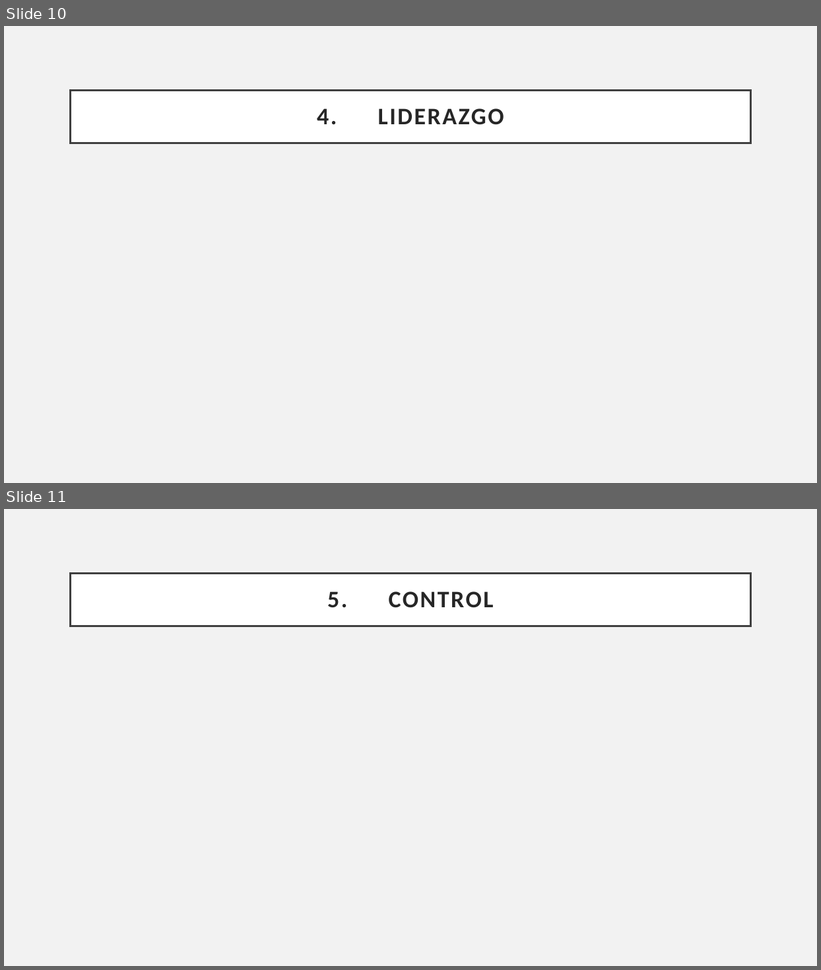
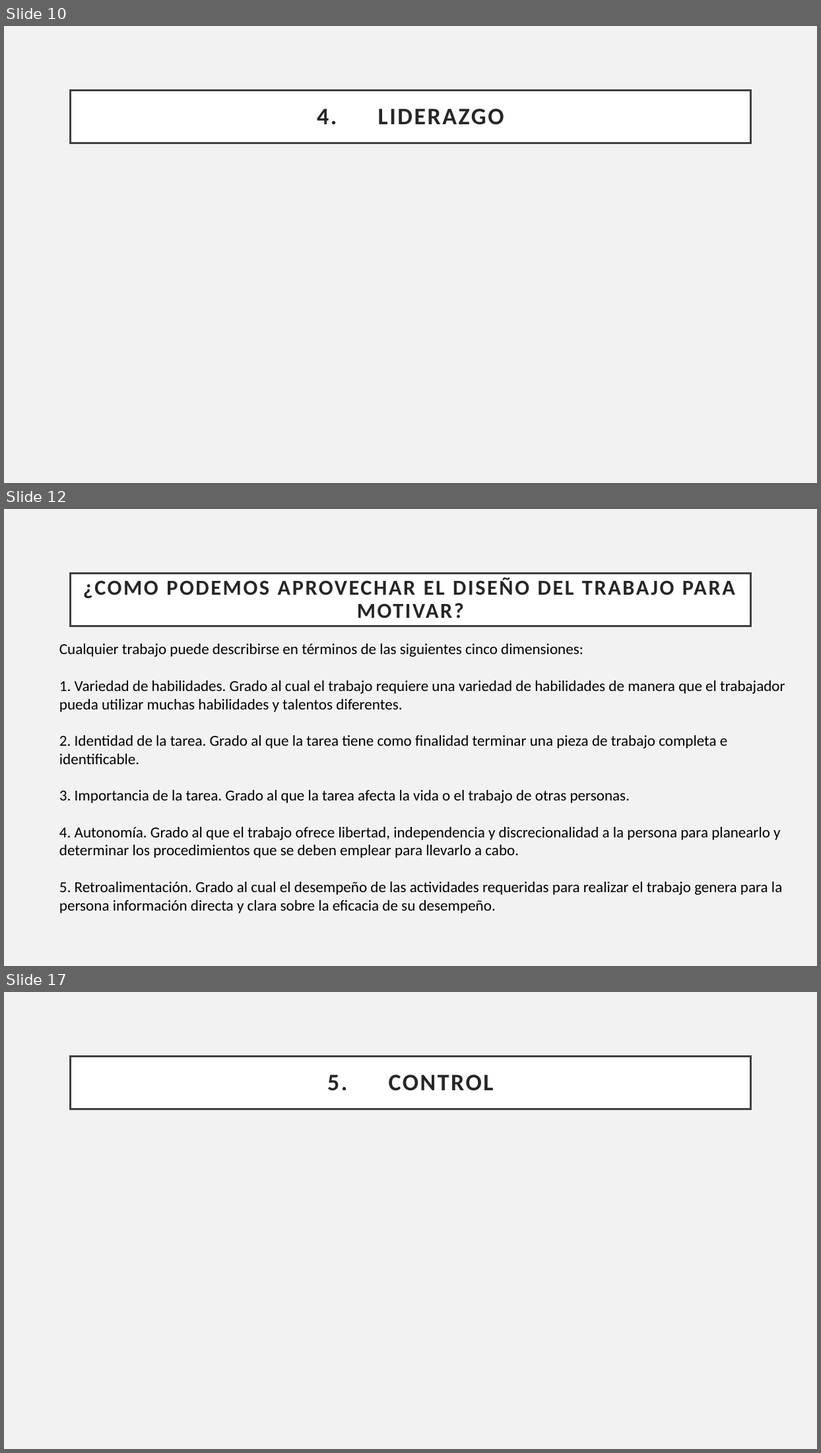
Before and after one commit to Sstrmn1/presentacionAdministracion, a slide deck: Presentacion - Exposicion.pptx. Shown one above the other, each under a label of ours: slides 10 and 11 before the commit, slides 10, 12 and 17 after it; the slides between them are not shown. The pictures are 821x970 and 821x1453 pixels, drawn with LibreOffice and Linux fonts; fonts in the diff are those of the drawing. Boxes give left, top, right and bottom in pixels: in the first picture for what was removed or moved away, otherwise in the second. Text is boxed around its words. In the diff, an @@ line names an element or a change of style, - is before the commit and + after.

```diff
--- a/Presentacion - Exposicion.pptx
+++ b/Presentacion - Exposicion.pptx
@@ slide 12 added at [4, 509, 817, 966], background #F2F2F2 @@
@@ title added at [71, 573, 751, 626], fill #FFFFFF, outline #404040 2.5 pt, 25.2 pt, text #262626, bold @@
+¿COMO PODEMOS APROVECHAR EL DISEÑO DEL TRABAJO PARA MOTIVAR?
@@ text added at [59, 644, 785, 914], 18 pt, text #000000 @@
+Cualquier trabajo puede describirse en términos de las siguientes cinco dimensiones:
+1. Variedad de habilidades. Grado al cual el trabajo requiere una variedad de habilidades de manera que el trabajador pueda utilizar muchas habilidades y talentos diferentes.
+2. Identidad de la tarea. Grado al que la tarea tiene como finalidad terminar una pieza de trabajo completa e identificable.
+3. Importancia de la tarea. Grado al que la tarea afecta la vida o el trabajo de otras personas.
+4. Autonomía. Grado al que el trabajo ofrece libertad, independencia y discrecionalidad a la persona para planearlo y determinar los procedimientos que se deben emplear para llevarlo a cabo.
+5. Retroalimentación. Grado al cual el desempeño de las actividades requeridas para realizar el trabajo genera para la persona información directa y clara sobre la eficacia de su desempeño.
@@ what was slide 11 is now slide 17 @@
```
Also in this commit, not shown: 5 other slides added.
